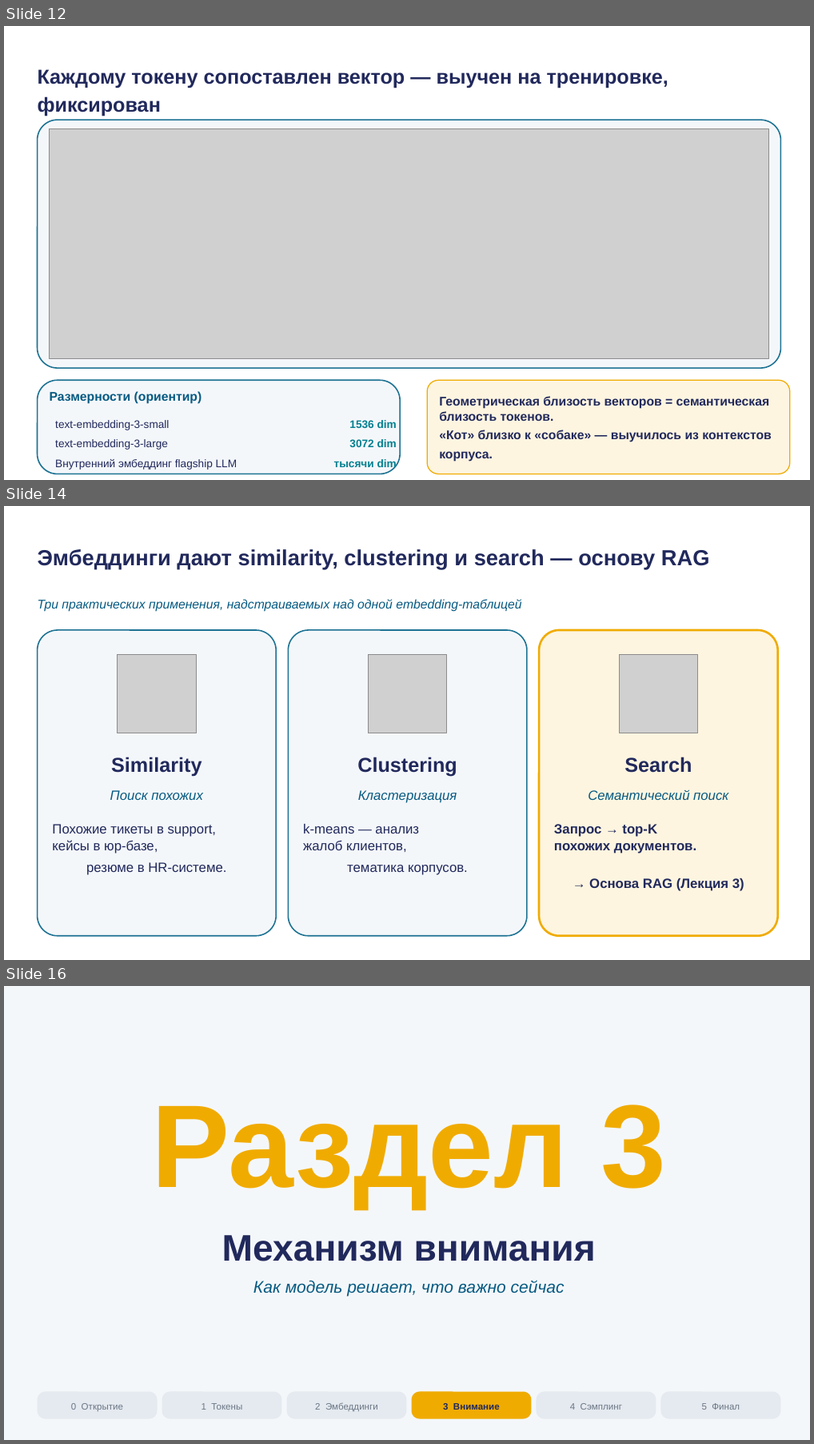
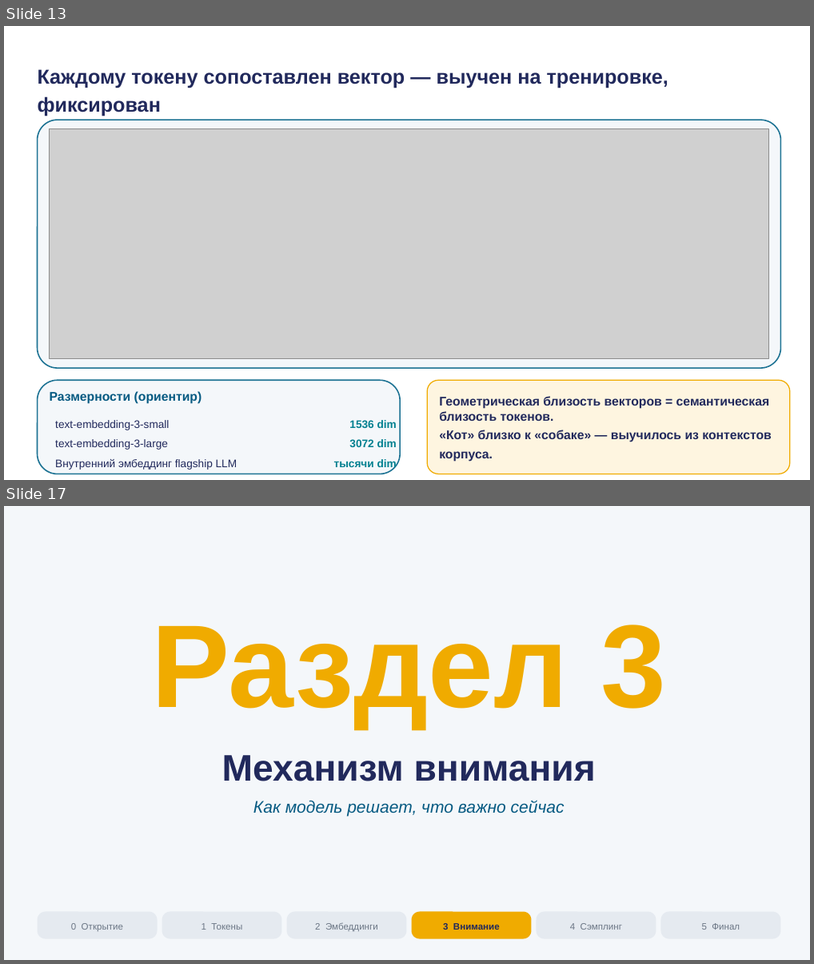
Before and after one commit to tellina-study/AI-usage-lessons, a slide deck: library/lectures/lec-02/rendered/lec-02.pptx. Shown one above the other, each under a label of ours: slides 12, 14 and 16 before the commit, slides 13 and 17 after it; the slides between them are not shown. The pictures are 814x1444 and 814x964 pixels, drawn with LibreOffice and Linux fonts; fonts in the diff are those of the drawing; grey boxes stand for pictures. Boxes give left, top, right and bottom in pixels: in the first picture for what was removed or moved away, otherwise in the second. Text is boxed around its words. In the diff, an @@ line names an element or a change of style, - is before the commit and + after.

```diff
--- a/library/lectures/lec-02/rendered/lec-02.pptx
+++ b/library/lectures/lec-02/rendered/lec-02.pptx
@@ slide 14 removed at bbox=[4, 506, 810, 960], background #FFFFFF @@
@@ text removed at bbox=[38, 549, 710, 569] @@
-Эмбеддинги дают similarity, clustering и search — основу RAG
@@ text removed at bbox=[38, 599, 522, 612] @@
-Три практических применения, надстраиваемых над одной embedding-таблицей
@@ rounded rectangle removed at bbox=[38, 630, 276, 936] @@
@@ rounded rectangle removed at bbox=[288, 630, 527, 936] @@
@@ rounded rectangle removed at bbox=[539, 630, 778, 936] @@
@@ picture removed at bbox=[118, 654, 196, 733] @@
@@ picture removed at bbox=[369, 654, 447, 733] @@
@@ picture removed at bbox=[620, 654, 698, 733] @@
@@ text removed at bbox=[111, 756, 202, 776] @@
-Similarity
@@ text removed at bbox=[358, 756, 458, 776] @@
-Clustering
@@ text removed at bbox=[625, 756, 692, 772] @@
-Search
@@ text removed at bbox=[110, 790, 202, 800] @@
-Поиск похожих
@@ text removed at bbox=[358, 790, 458, 803] @@
-Кластеризация
@@ text removed at bbox=[588, 789, 729, 800] @@
-Семантический поиск
@@ text removed at bbox=[52, 824, 226, 875] @@
-Похожие тикеты в support,
-кейсы в юр-базе,
-резюме в HR-системе.
@@ text removed at bbox=[303, 824, 468, 875] @@
-k-means — анализ
-жалоб клиентов,
-тематика корпусов.
@@ text removed at bbox=[554, 824, 745, 891] @@
-Запрос → top-K
-похожих документов.
-→ Основа RAG (Лекция 3)
@@ what was slide 12 is now slide 13 @@
@@ what was slide 16 is now slide 17 @@
```
Also in this commit, not shown: 6 slides changed, 5 slides added, 2 other slides removed, 47 other files.
